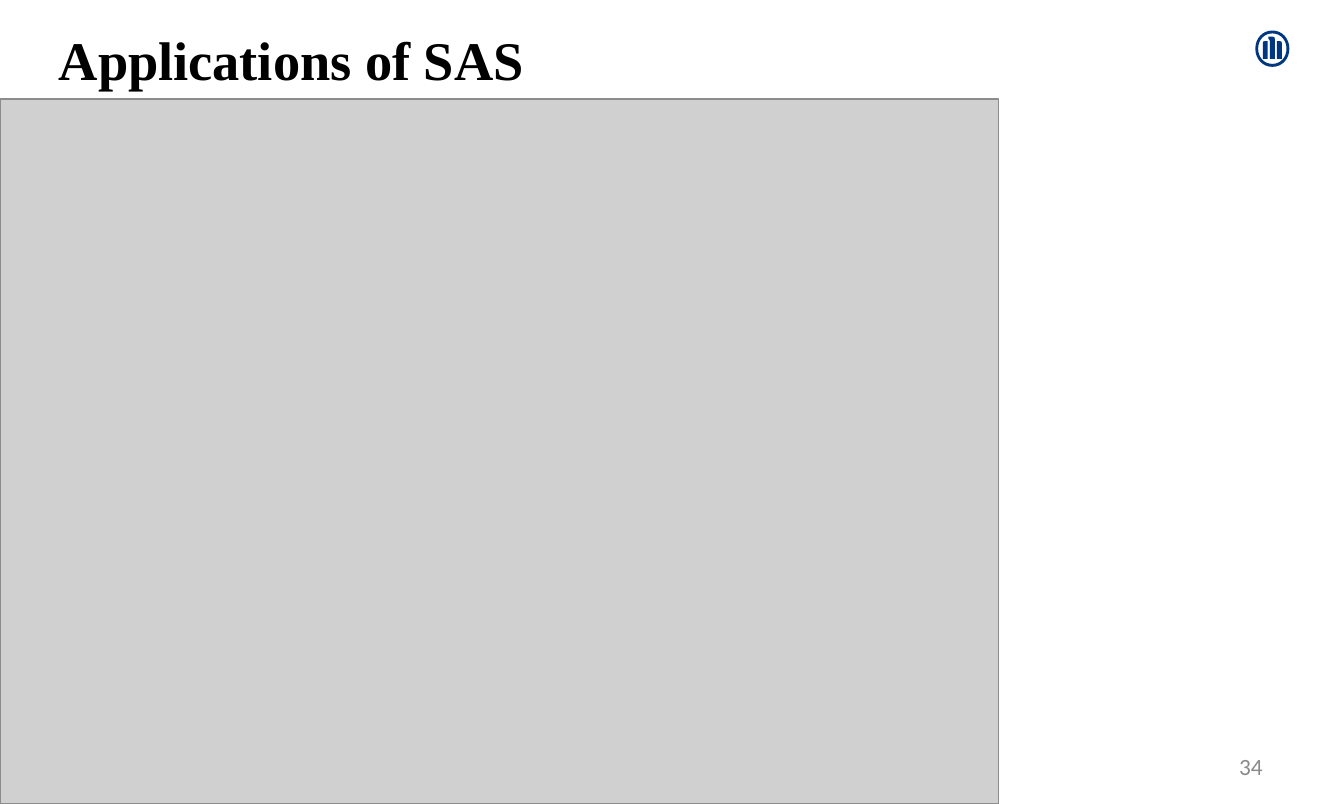
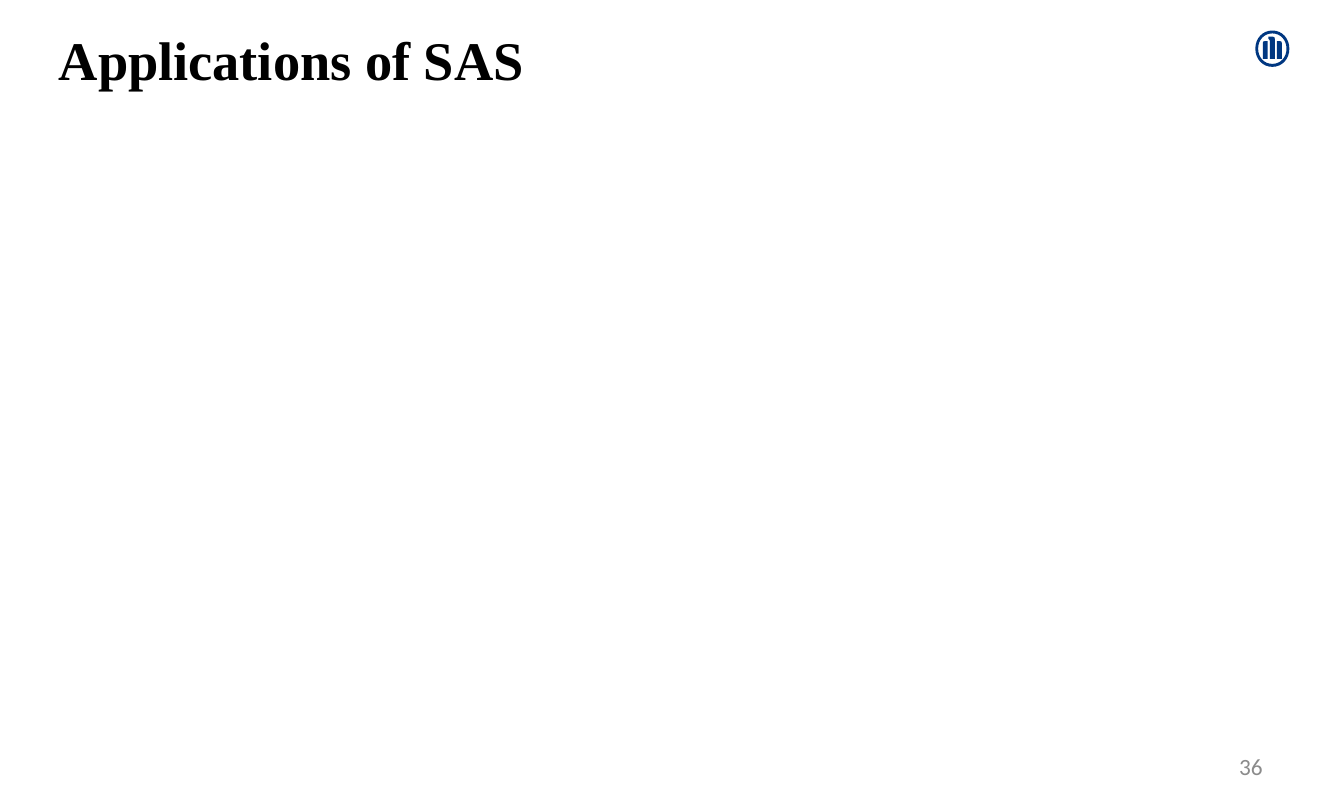
Before and after one commit to Amrutha-Mohan/UpdatedProjects, a slide deck: slide 36 of AmruthaMohan.pptx (slide 34 before the commit). Drawn at 1344x804 pixels with LibreOffice and Linux fonts; fonts in the diff are those of the drawing; grey boxes stand for pictures; background and template pictures are left out. Boxes give left, top, right and bottom in pixels: in the first picture for what was removed or moved away, otherwise in the second. Text is boxed around its words. In the diff, an @@ line names an element or a change of style, - is before the commit and + after.

```diff
--- a/AmruthaMohan.pptx
+++ b/AmruthaMohan.pptx
@@ picture removed at <box>0,99,999,804</box> @@
@@ page number at <box>1239,759,1263,775</box>: text changed @@
-34
+36
```
Also in this commit, not shown: 3 other slides changed, 7 slides added, 1 slide removed.
